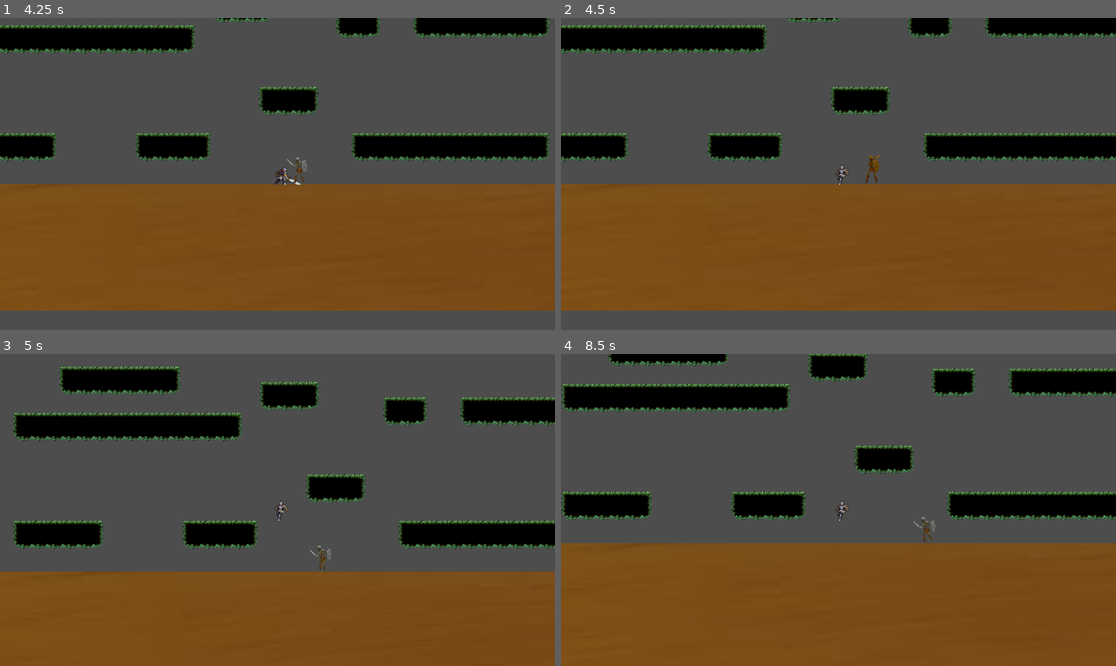
Above: before the commit, frames 1-4 (two rows, left to right).
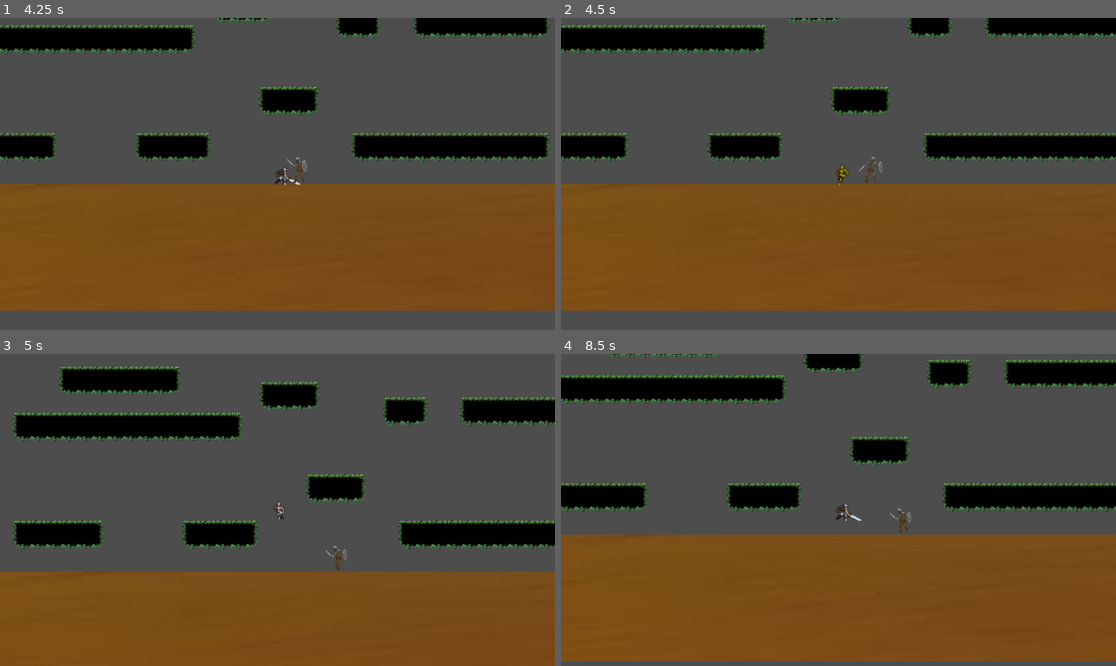
Above: after the commit, the same moments.

Repository: Pablo1996abc/plataforma2d
Game: Godot game, scene res://main.tscn
Same seed, same stepped clock (60 frames per second), same inputs: the game is played once before the commit and once after it.
Inputs:
- Up to frame 1 (4.25 s): hold Z (attack) 0.53-1.28 s; hold Right (ui_right) 0.53-2.03 s; tap Up (ui_up) at 0.77, 1.52, 3.02, 3.77 s; tap Z (attack) at 1.35, 2.85 s; hold Left (ui_left) 2.03-2.78 s; hold Z (attack) 2.03-2.78 s; hold Right (ui_right) from 2.78 s (still down); hold Z (attack) from 3.53 s (still down)
- Up to frame 2 (4.5 s): release Right (ui_right) at 4.28 s; release Z (attack) at 4.28 s; hold Left (ui_left) from 4.28 s (still down); tap Z (attack) at 4.35 s
- Up to frame 3 (5 s): keep holding Left (ui_left); tap Up (ui_up) at 4.52 s
- Up to frame 4 (8.5 s): release Left (ui_left) at 5.03 s; hold Right (ui_right) 5.03-5.78 s; hold Z (attack) 5.03-5.78 s; hold Left (ui_left) 5.78-7.28 s; tap Z (attack) at 5.85, 7.35 s; tap Up (ui_up) at 6.02, 6.77, 7.52 s; hold Z (attack) 6.53-7.28 s; hold Right (ui_right) from 7.28 s (still down); hold Z (attack) from 8.03 s (still down)

Frame 1 is identical in both runs. In frame 2, 0.2% of the frame differs, in the area x 49-58%, y 43-54%; in frame 3, 0.2%; in frame 4, 17%, in the area x 0-100%, y 0-100%.

Commit message:
ajuste player tomar hit e dar hit

Diff:
--- a/Skeleton.tscn
+++ b/Skeleton.tscn
@@ -169,7 +169,7 @@
 "texture": SubResource("AtlasTexture_h32lm")
 }],
 "loop": true,
-"name": &"hit",
+"name": &"hurt",
 "speed": 16.0
 }, {
 "frames": [{
@@ -228,7 +228,7 @@
 position = Vector2(0, 7.6293945e-06)
 scale = Vector2(0.98041636, 1.0141662)
 sprite_frames = SubResource("SpriteFrames_4t2op")
-animation = &"attack"
+animation = &"hurt"
 
 [node name="AttackTimer" type="Timer" parent="." unique_id=123536129]
 wait_time = 2.502
--- a/player.gd
+++ b/player.gd
@@ -8,8 +8,11 @@
 var hurt_timer: float = 0.0
 const HURT_DURATION: float = 0.5  # tempo da animação de hit
 var health: int = 100
+var _flashing: bool = false
 
 @onready var sprite = $AnimatedSprite2D
+@onready var attack_hitbox = $AttackHitbox
+
 
 var last_key_pressed = ""
 var tap_time_threshold = 0.3
@@ -17,7 +20,21 @@
 var is_running = false
 
 
+func _flash(color: Color, duration: float = 0.15) -> void:
+	if _flashing:
+		return
+	_flashing = true
+	sprite.modulate = color
+	await get_tree().create_timer(duration).timeout
+	sprite.modulate = Color.WHITE
+	_flashing = false
+
 func _physics_process(delta):
+	if is_hurt:
+		hurt_timer -= delta
+		if hurt_timer <= 0.0:
+			is_hurt = false
+
 	# 1. Gravidade
 	if not is_on_floor():
 		velocity.y += GRAVITY * delta
@@ -63,30 +80,60 @@
 	last_key_pressed = dir_name
 	last_tap_time = current_time
 
-func _ready():
-	$Hitbox.area_entered.connect(_on_hitbox_area_entered)  # ← nome aqui
+func _ready():  # ← nome aqui
+	$Hitbox.area_entered.connect(_on_hitbox_area_entered)
+	attack_hitbox.monitoring = false  # começa desativado
+	sprite.animation_finished.connect(_on_animation_finished)
 
-# ↓ precisa ser idêntico
+	attack_hitbox.area_entered.connect(_on_attack_hitbox_area_entered)
+
+func _on_attack_hitbox_area_entered(area):
+	if area.get_parent() == self:
+		return
+	if area == $Hitbox:
+		return
+
+	var parent = area.get_parent()
+	if parent.has_method("take_damage"):
+		parent.take_damage(10)  # dano do player
+
+func _on_animation_finished():
+	if sprite.animation == "attack":
+		attack_hitbox.monitoring = false  # desativa ao terminar o ataque
+
+
 func _on_hitbox_area_entered(area):
+	# Ignora a própria hitbox de ataque
+	if area == attack_hitbox:
+		return
+	if area.get_parent() == self:
+		return
+
 	is_hurt = true
 	hurt_timer = HURT_DURATION
+	_flash(Color.YELLOW)
 
 
 func take_damage(amount: int) -> void:
 	is_hurt = true
 	hurt_timer = HURT_DURATION
-	# se tiver sistema de vida:
 	health -= amount
+	_flash(Color.YELLOW)  # ← pisca amarelo
 
 func update_animation(direction_val: float):
 	if is_hurt and sprite.sprite_frames.has_animation("hit"):
 		sprite.play("hit")
 		return
 
-	if Input.is_action_pressed("attack") and sprite.sprite_frames.has_animation("attack"):
+	if Input.is_action_just_pressed("attack") and sprite.sprite_frames.has_animation("attack"):
 		sprite.play("attack")
+		attack_hitbox.monitoring = true   # ativa a hitbox ao atacar
+		# vira a hitbox na direção certa
+		attack_hitbox.scale.x = -1.0 if sprite.flip_h else 1.0
 		return
-
+	if Input.is_action_pressed("attack"):
+		return
+	attack_hitbox.monitoring = false
 	if not is_on_floor():
 		sprite.play("jump")
 	elif Input.is_action_pressed("ui_down"):
--- a/player.tscn
+++ b/player.tscn
@@ -448,6 +448,10 @@
 [sub_resource type="RectangleShape2D" id="RectangleShape2D_nvl01"]
 size = Vector2(23, 35)
 
+[sub_resource type="CapsuleShape2D" id="CapsuleShape2D_nvl01"]
+radius = 15.0
+height = 38.0
+
 [node name="Player" type="CharacterBody2D" unique_id=865413931 groups=["Player", "player"]]
 script = ExtResource("1_4flbx")
 
@@ -469,3 +473,9 @@
 position = Vector2(-2.5, 1.5)
 shape = SubResource("RectangleShape2D_nvl01")
 debug_color = Color(0.8531859, 0.23987952, 0.7052934, 0.41960785)
+
+[node name="AttackHitbox" type="Area2D" parent="." unique_id=132603510]
+
+[node name="CollisionShape2D" type="CollisionShape2D" parent="AttackHitbox" unique_id=1290470666]
+position = Vector2(20, 2)
+shape = SubResource("CapsuleShape2D_nvl01")
--- a/skeleton.gd
+++ b/skeleton.gd
@@ -1,6 +1,6 @@
 extends CharacterBody2D
 
-enum State { PATROL, CHASE, ATTACK }
+enum State { PATROL, CHASE, ATTACK, HURT }
 
 # ── Exportáveis ────────────────────────────────
 @export var speed: float = 80.0
@@ -26,6 +26,8 @@
 var can_attack: bool = true
 var _flashing: bool = false
 var health: int
+var hurt_timer: float = 0.0
+const HURT_DURATION: float = 0.5
 
 # ──────────────────────────────────────────────
 func _ready() -> void:
@@ -42,6 +44,16 @@
 
 # ──────────────────────────────────────────────
 func _physics_process(delta: float) -> void:
+	# Atualiza timer de hurt
+	if state == State.HURT:
+		hurt_timer -= delta
+		if hurt_timer <= 0.0:
+			state = State.PATROL
+		velocity.x = move_toward(velocity.x, 0, speed)
+		move_and_slide()
+		_update_animation()
+		return  # não processa mais nada enquanto está em hurt
+
 	if not is_on_floor():
 		velocity += get_gravity() * delta
 
@@ -59,11 +71,10 @@
 func _do_patrol() -> void:
 	var p := _get_player()
 	if p != null:
-
 		var dist := global_position.distance_to(p.global_position)
-		var vertical_diff: float = abs(global_position.y - p.global_position.y)  # ADICIONAR
-
-		if dist <= detection_radius and vertical_diff < 50.0:  # ADICIONAR limite vertical
+		var vertical_diff: float = abs(global_position.y - p.global_position.y)
+
+		if dist <= detection_radius and vertical_diff < 50.0:
 			target = p
 			state = State.CHASE
 			return
@@ -90,9 +101,9 @@
 		return
 
 	var dist := global_position.distance_to(p.global_position)
-	var vertical_diff: float = abs(global_position.y - p.global_position.y)  # ADICIONAR
-
-	if dist > detection_radius or vertical_diff >= 50.0:  # ADICIONAR
+	var vertical_diff: float = abs(global_position.y - p.global_position.y)
+
+	if dist > detection_radius or vertical_diff >= 50.0:
 		target = null
 		state = State.PATROL
 		return
@@ -139,7 +150,7 @@
 	if dist <= attack_range:
 		if target.has_method("take_damage"):
 			target.take_damage(attack_damage)
-			_flash(Color.ORANGE)  # feedback visual ao acertar
+			_flash(Color.ORANGE)
 
 func _on_attack_timer_timeout() -> void:
 	can_attack = true
@@ -152,6 +163,11 @@
 	_flash(Color.RED)
 	if health == 0:
 		_die()
+		return
+	# Entra no estado HURT
+	state = State.HURT
+	hurt_timer = HURT_DURATION
+	can_attack = true  # reseta o ataque para não travar
 
 func _die() -> void:
 	animated_sprite.play("death")
@@ -171,6 +187,11 @@
 # ANIMAÇÃO
 # ──────────────────────────────────────────────
 func _update_animation() -> void:
+	if state == State.HURT:
+		if animated_sprite.sprite_frames.has_animation("hurt"):
+			animated_sprite.play("hurt")
+		return
+
 	if state == State.ATTACK:
 		return
 
@@ -184,7 +205,6 @@
 # ──────────────────────────────────────────────
 # UTILITÁRIO
 # ──────────────────────────────────────────────
-
 func _get_player() -> Node2D:
 	var players := get_tree().get_nodes_in_group("player")
 	if players.is_empty():
